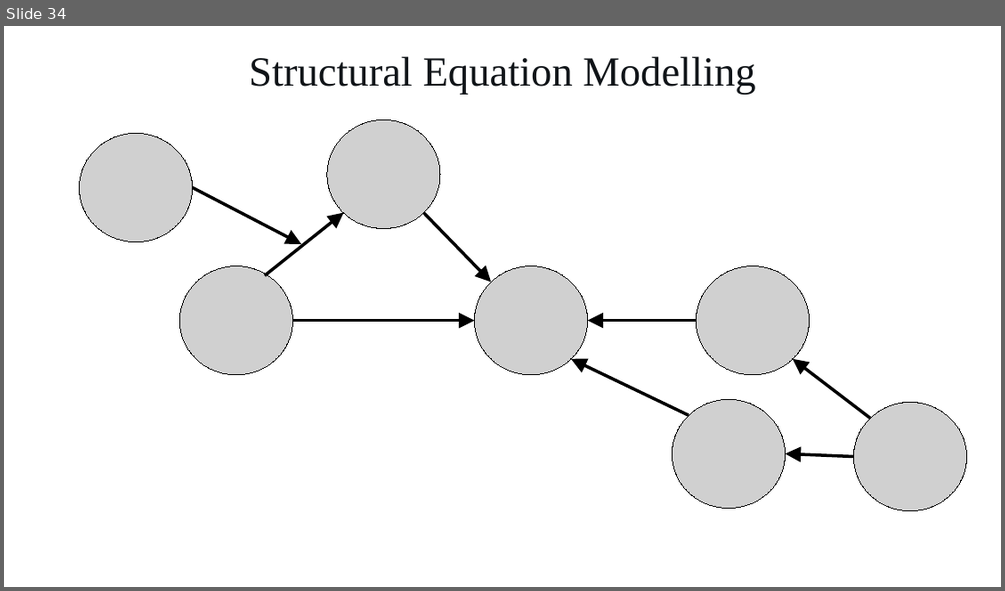
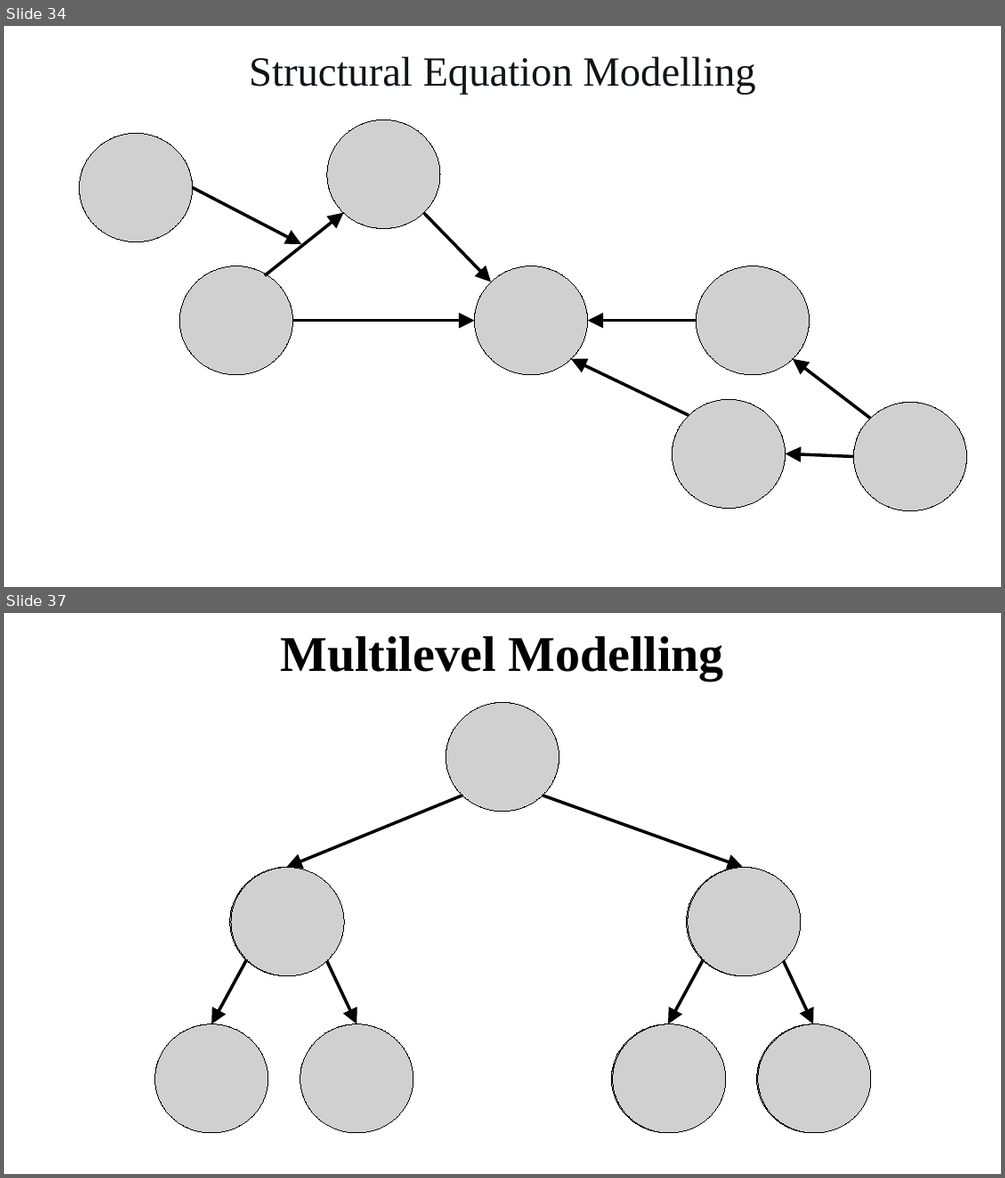
Before and after one commit to santiagocdo/metodologia-y-bioestadisitca, a slide deck: INPRFM/glm.pptx. Shown one above the other, each under a label of ours: slide 34 before the commit, slides 34 and 37 after it; the slides between them are not shown. The pictures are 1005x591 and 1005x1178 pixels, drawn with LibreOffice and Linux fonts; fonts in the diff are those of the drawing; grey boxes stand for pictures. Boxes give left, top, right and bottom in pixels: in the first picture for what was removed or moved away, otherwise in the second. Text is boxed around its words. In the diff, an @@ line names an element or a change of style, - is before the commit and + after.

```diff
--- a/INPRFM/glm.pptx
+++ b/INPRFM/glm.pptx
@@ slide 37 added at (4, 613, 1001, 1174), background #FFFFFF @@
@@ text added at (280, 636, 724, 680), 48 pt, text #000000, bold @@
+Multilevel Modelling
@@ picture added at (446, 703, 558, 811) @@
@@ arrow added from (462, 795) to (287, 868), #000000 3 pt @@
@@ arrow added from (542, 795) to (743, 868), #000000 3 pt @@
@@ picture added at (230, 868, 343, 976) @@
@@ picture added at (231, 868, 344, 976) @@
@@ picture added at (687, 868, 800, 976) @@
@@ picture added at (688, 868, 801, 976) @@
@@ arrow added from (246, 960) to (212, 1024), #000000 3 pt @@
@@ arrow added from (326, 960) to (357, 1024), #000000 3 pt @@
@@ arrow added from (704, 960) to (668, 1024), #000000 3 pt @@
@@ arrow added from (783, 960) to (813, 1024), #000000 3 pt @@
@@ picture added at (155, 1024, 268, 1133) @@
@@ picture added at (300, 1024, 413, 1133) @@
@@ picture added at (611, 1024, 724, 1133) @@
@@ picture added at (613, 1024, 726, 1133) @@
@@ picture added at (757, 1024, 870, 1133) @@
@@ picture added at (758, 1024, 871, 1133) @@
```
Also in this commit, not shown: 7 other slides added, 4 other files.
